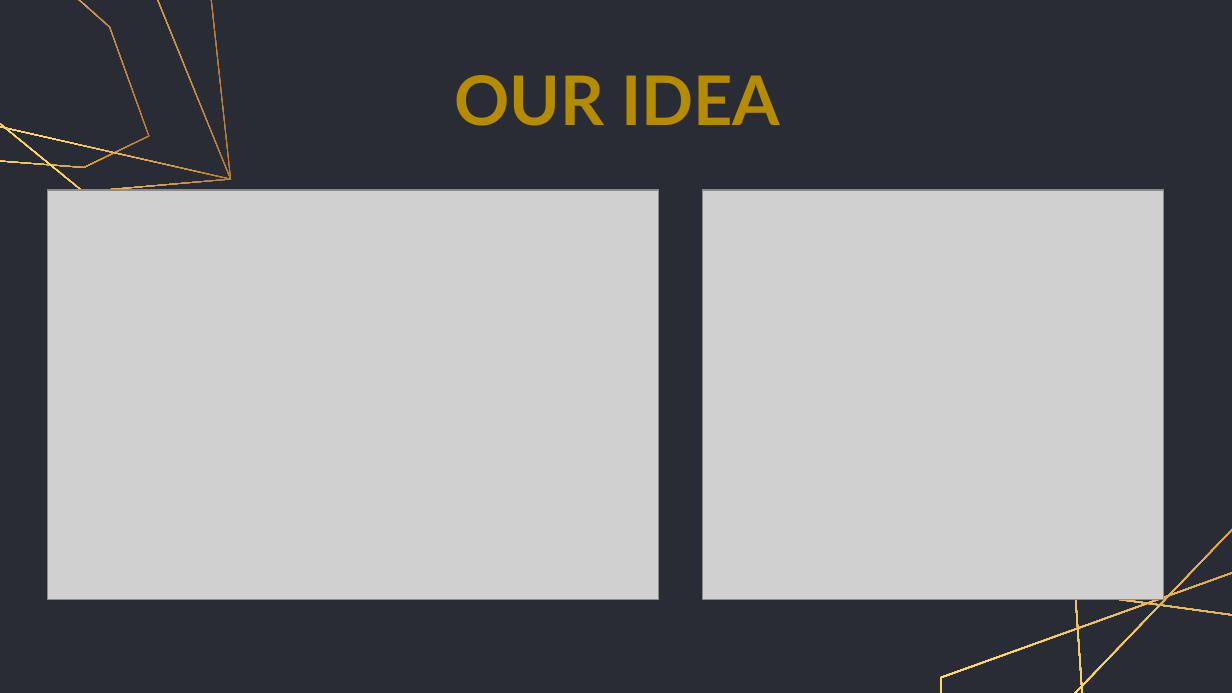
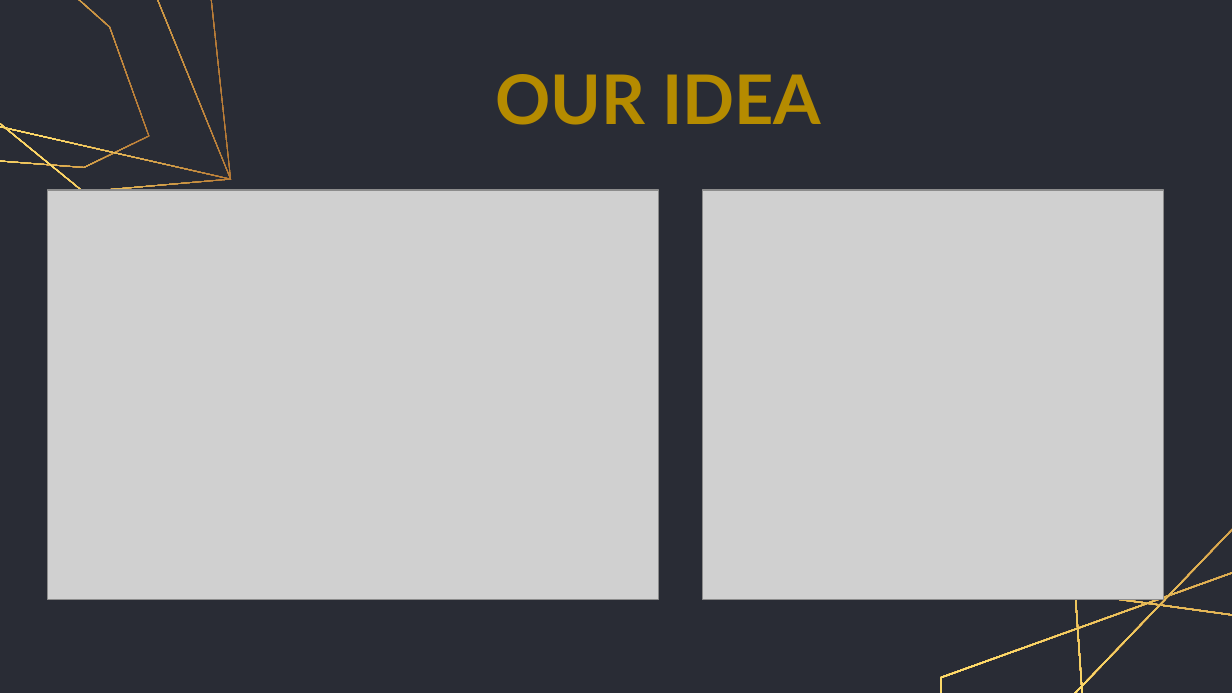
Before and after one commit to codingburgas/2223-educational-traveling-s-w-a-g, a slide deck: slide 3 of documents/s.w.a.g - Presentation.pptx. Drawn at 1232x693 pixels with LibreOffice and Linux fonts; fonts in the diff are those of the drawing; grey boxes stand for pictures. Boxes give left, top, right and bottom in pixels: in the first picture for what was removed or moved away, otherwise in the second. Text is boxed around its words. In the diff, an @@ line names an element or a change of style, - is before the commit and + after.

```diff
--- a/documents/s.w.a.g - Presentation.pptx
+++ b/documents/s.w.a.g - Presentation.pptx
@@ title "OUR IDEA": place and size @@
-title "OUR IDEA" at (455, 75, 780, 126)
+title "OUR IDEA" at (496, 74, 821, 125)
```
Also in this commit, not shown: 3 other slides changed.
